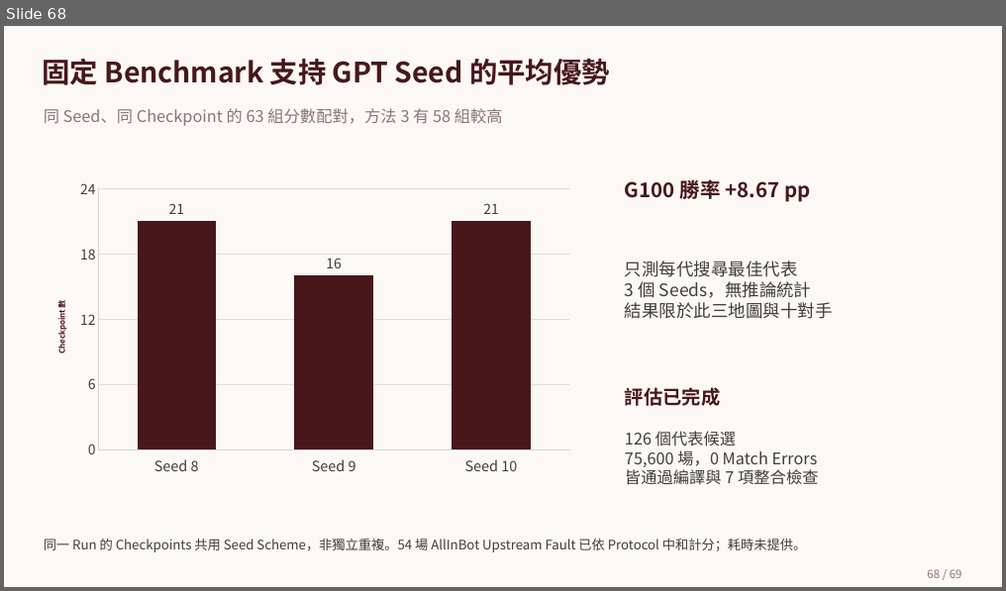
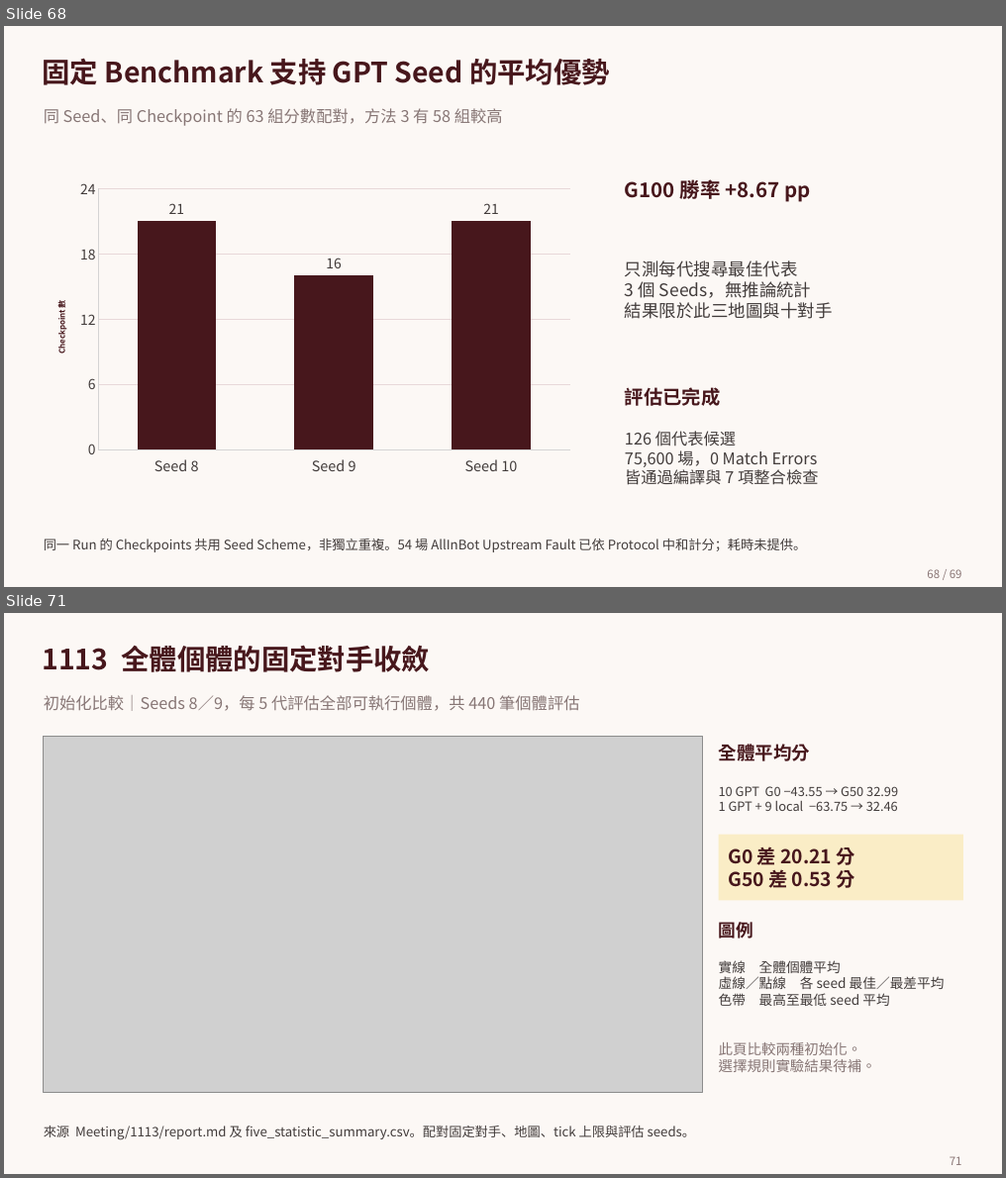
Before and after one commit to sophie8909/EAGLE, a slide deck: Meeting/deliverables/EAGLE.pptx. Shown one above the other, each under a label of ours: slide 68 before the commit, slides 68 and 71 after it; the slides between them are not shown. The pictures are 1006x591 and 1006x1178 pixels, drawn with LibreOffice and Linux fonts; fonts in the diff are those of the drawing; grey boxes stand for pictures; background and template pictures are left out. Boxes give left, top, right and bottom in pixels: in the first picture for what was removed or moved away, otherwise in the second. Text is boxed around its words. In the diff, an @@ line names an element or a change of style, - is before the commit and + after.

```diff
--- a/Meeting/deliverables/EAGLE.pptx
+++ b/Meeting/deliverables/EAGLE.pptx
@@ slide 71 added at (4,613,1002,1174), background picture (left out) @@
@@ text added at (43,645,430,672), 35.2 pt, text #47171C, bold @@
+1113 全體個體的固定對手收斂
@@ text added at (44,695,579,711), 20.2 pt, text #877675 @@
+初始化比較｜Seeds 8／9，每 5 代評估全部可執行個體，共 440 筆個體評估
@@ picture added at (44,736,702,1093) @@
@@ text added at (719,744,810,761), 23 pt, text #47171C, bold @@
+全體平均分
@@ text added at (719,786,898,811), 16 pt, text #423C3B @@
+10 GPT G0 −43.55 → G50 32.99
+1 GPT + 9 local −63.75 → 32.46
@@ rectangle added at (719,834,963,900), fill #FAEDC6, 24 pt, text #47171C, bold @@
+G0 差 20.21 分
+G50 差 0.53 分
@@ text added at (719,919,753,943), 22 pt, text #47171C, bold @@
+圖例
@@ text added at (719,960,944,1006), 17 pt, text #423C3B @@
+實線 全體個體平均
+虛線／點線 各 seed 最佳／最差平均
+色帶 最高至最低 seed 平均
@@ text added at (719,1043,876,1072), 18 pt, text #877675 @@
+此頁比較兩種初始化。
+選擇規則實驗結果待補。
@@ text added at (44,1126,695,1141), 16.5 pt, text #423C3B @@
+來源 Meeting/1113/report.md 及 five_statistic_summary.csv。配對固定對手、地圖、tick 上限與評估 seeds。
@@ page number added at (949,1157,962,1165), 14.2 pt, text #897574 @@
+71
```
Also in this commit, not shown: 1 slide changed, 3 other slides added.
